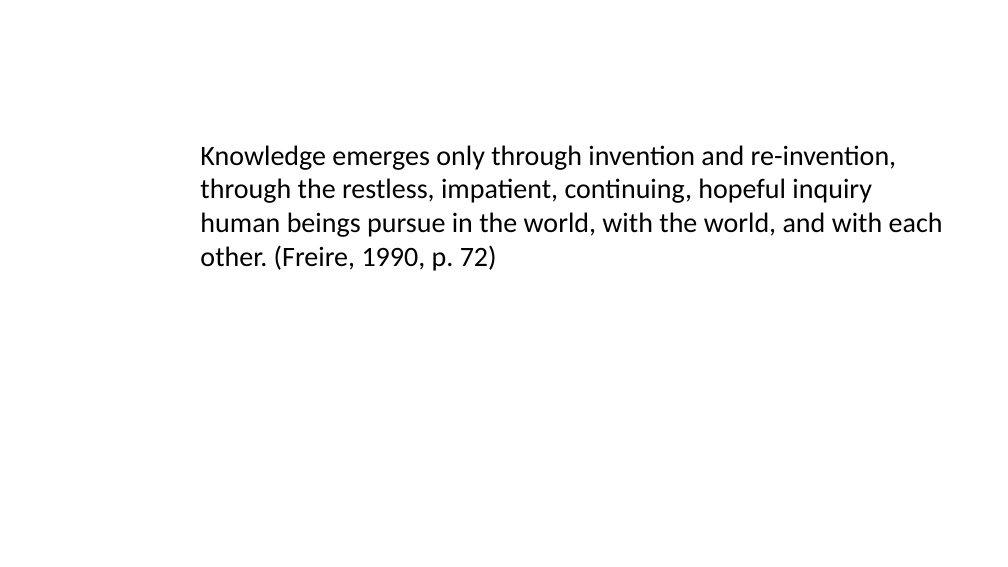
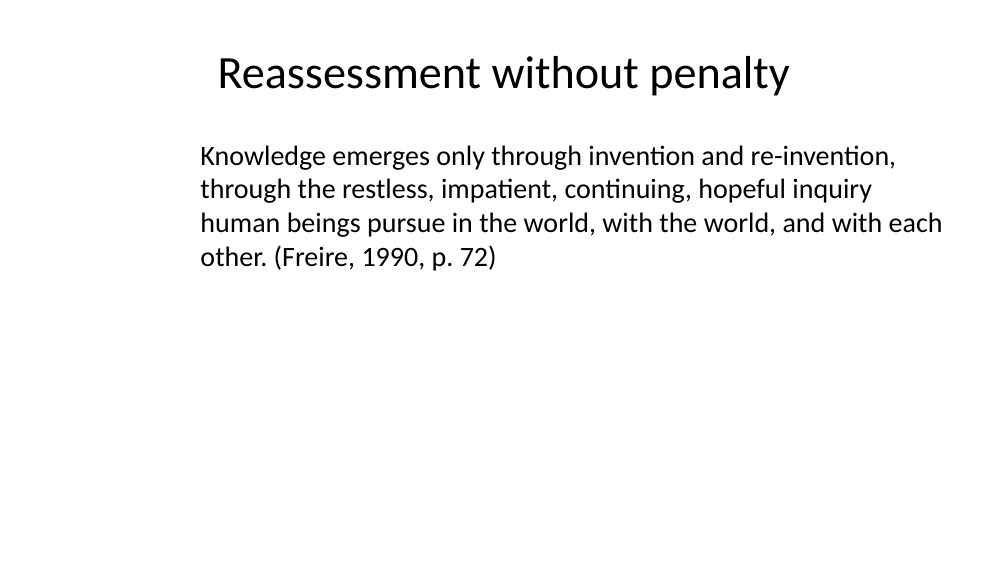
Before and after one commit to cmadland/slides, a slide deck: slide 33 of docs/posts/fpl-assessment/index.pptx (slide 20 before the commit). Drawn at 1008x567 pixels with LibreOffice and Linux fonts; fonts in the diff are those of the drawing. Boxes give left, top, right and bottom in pixels: in the first picture for what was removed or moved away, otherwise in the second. Text is boxed around its words. In the diff, an @@ line names an element or a change of style, - is before the commit and + after.

```diff
--- a/docs/posts/fpl-assessment/index.pptx
+++ b/docs/posts/fpl-assessment/index.pptx
@@ title added at (x1=218, y1=56, x2=789, y2=96), 33 pt, text #000000 @@
+Reassessment without penalty
```
Also in this commit, not shown: 1 other slide changed, 16 slides added, 2 slides removed, 19 other files.
